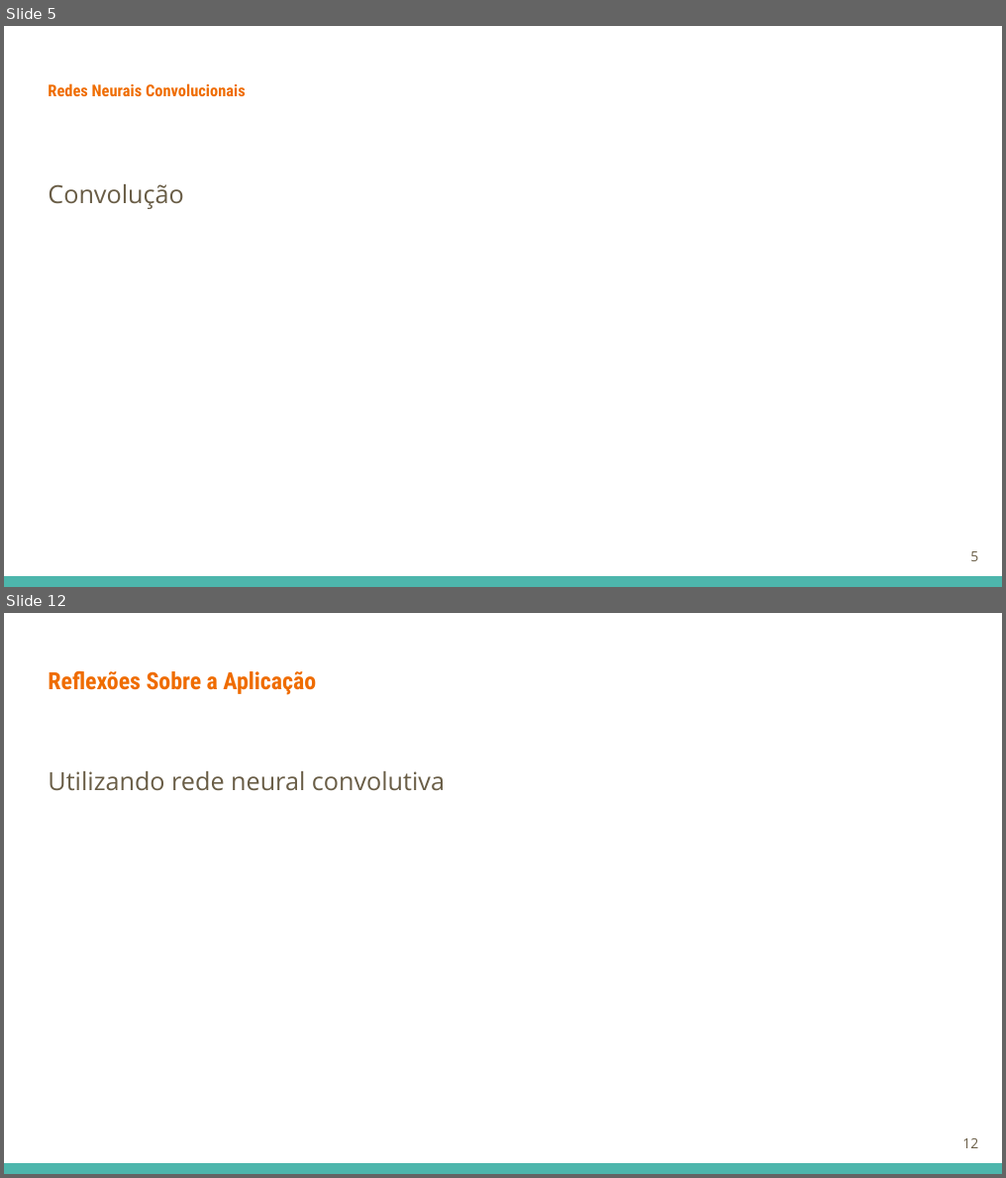
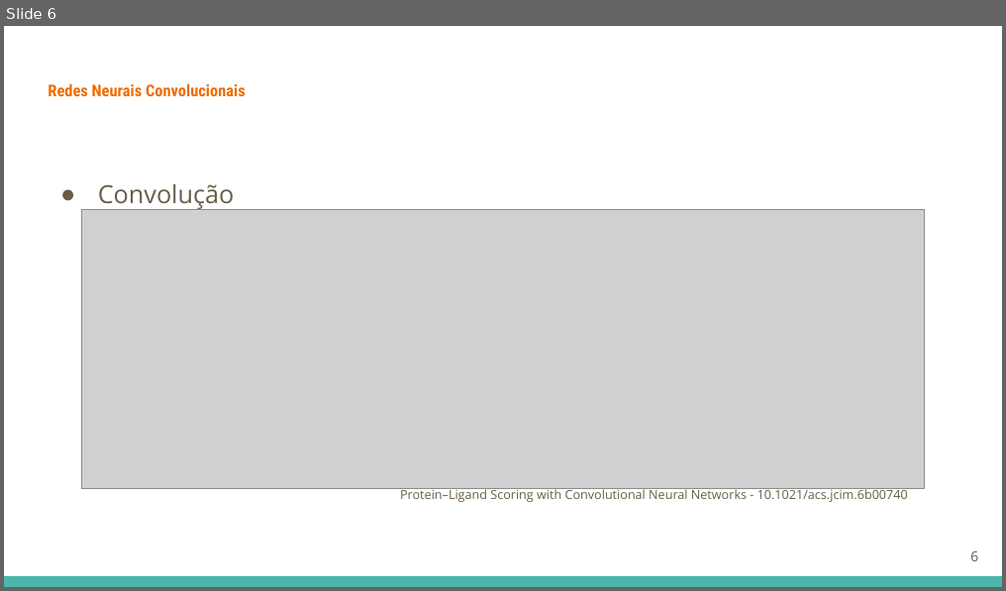
Before and after one commit to GuilhermeGraeff/Docking-Input, a slide deck: apresentacao/Virtual Screening.odp. Shown one above the other, each under a label of ours: slides 5 and 12 before the commit, slide 6 after it; the slides between them are not shown. The pictures are 1006x1178 and 1006x591 pixels, drawn with LibreOffice and Linux fonts; fonts in the diff are those of the drawing; grey boxes stand for pictures. Boxes give left, top, right and bottom in pixels: in the first picture for what was removed or moved away, otherwise in the second. Text is boxed around its words. In the diff, an @@ line names an element or a change of style, - is before the commit and + after.

```diff
--- a/apresentacao/Virtual Screening.odp
+++ b/apresentacao/Virtual Screening.odp
@@ slide 12 removed at (4, 613, 1002, 1174), background #FFFFFF; not listed: 1 template element that a slide beside it also shows @@
@@ title removed at (48, 670, 316, 695) @@
-Reflexões Sobre a Aplicação
@@ text removed at (48, 771, 445, 791) @@
-Utilizando rede neural convolutiva
@@ page number removed at (962, 1139, 978, 1149) @@
-12
@@ what was slide 5 is now slide 6 @@
@@ slide 6 changed as well @@
@@ text "Convolução" at (98, 184, 234, 209): bullet none to ●; less space between paragraphs @@
@@ picture added at (82, 209, 924, 489) @@
@@ text added at (400, 487, 908, 502), 9 pt, text #695D46 @@
+Protein–Ligand Scoring with Convolutional Neural Networks - 10.1021/acs.jcim.6b00740
@@ page number at (970, 552, 978, 562): text changed @@
-5
+6
```
Also in this commit, not shown: 7 other slides changed, 15 slides added, 6 other slides removed, 2 other files.
